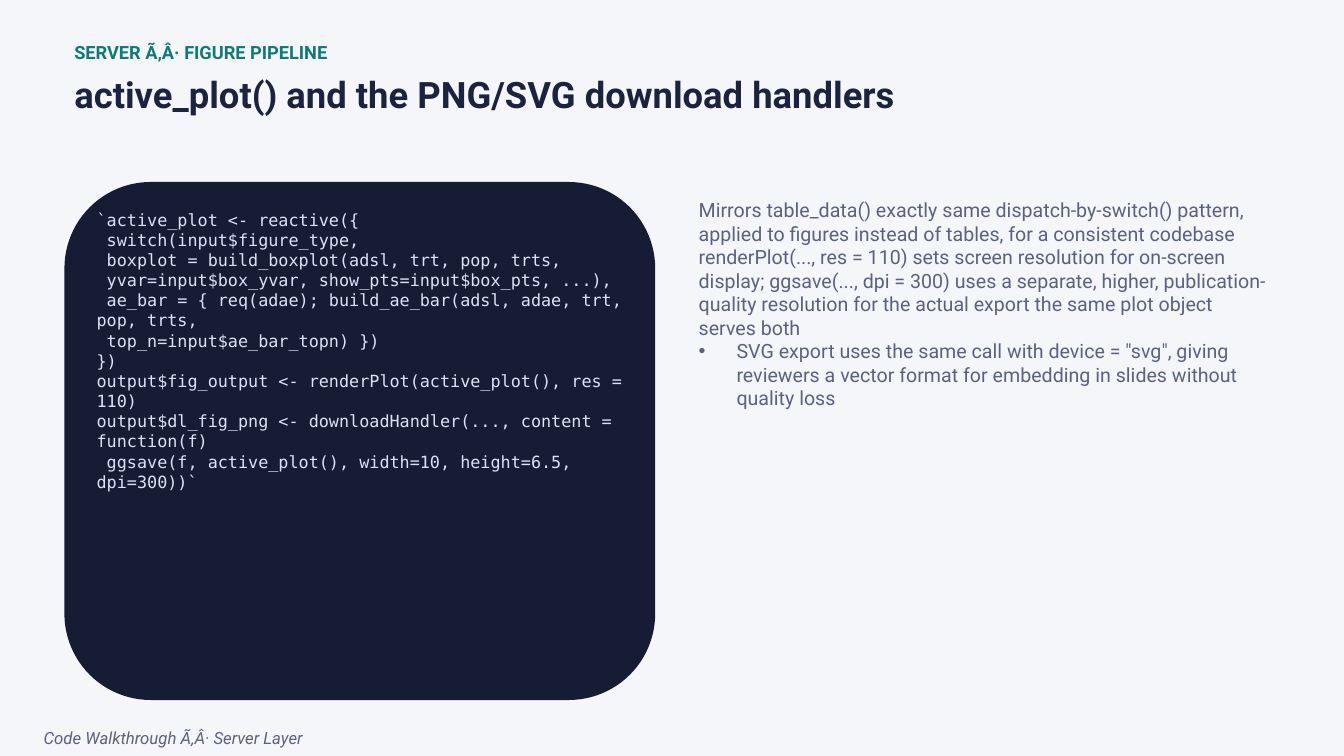
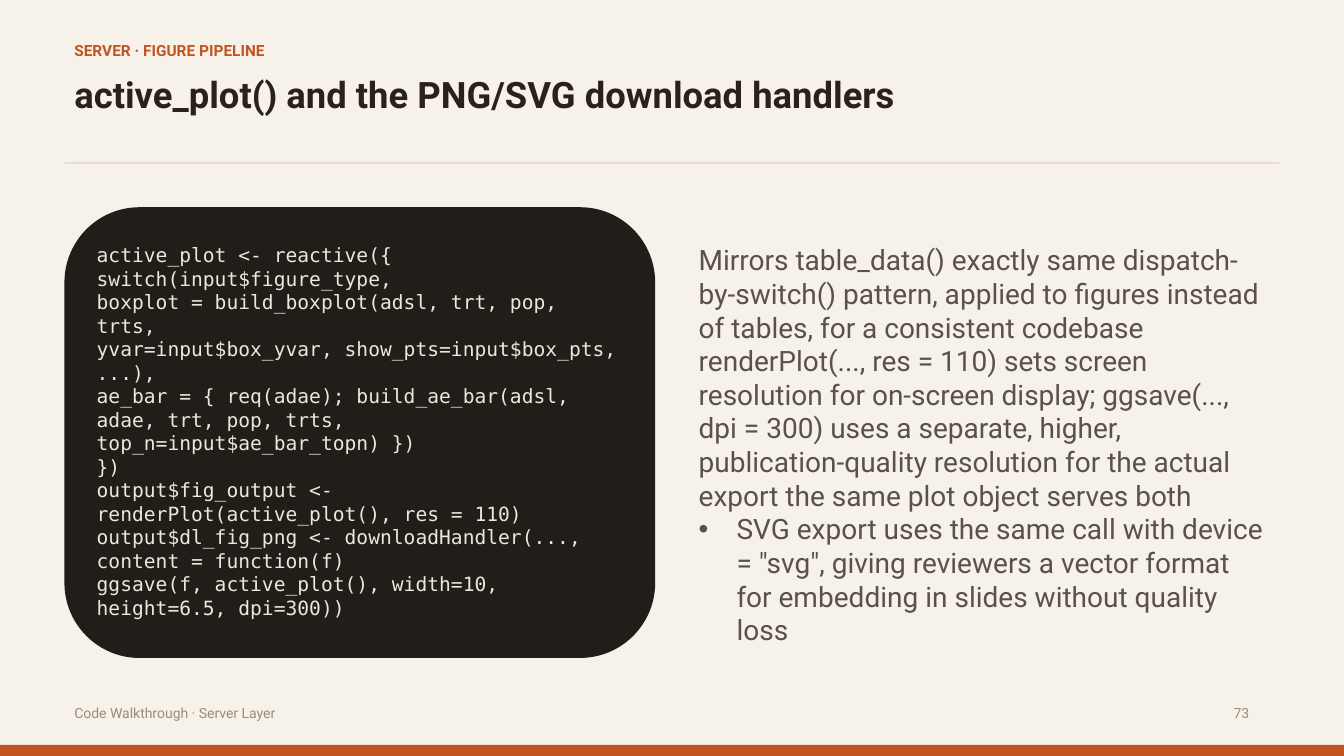
Before and after one commit to itsmdivakaran/IASCT-RShiny-Workshop, a slide deck: slide 72 of IASCT_Shiny_Workshop.pptx (slide 73 before the commit). Drawn at 1344x756 pixels with LibreOffice and Linux fonts; fonts in the diff are those of the drawing. Boxes give left, top, right and bottom in pixels: in the first picture for what was removed or moved away, otherwise in the second. Text is boxed around its words. In the diff, an @@ line names an element or a change of style, - is before the commit and + after.

```diff
--- a/IASCT_Shiny_Workshop.pptx
+++ b/IASCT_Shiny_Workshop.pptx
@@ background #F5F6FA to #F6F1E9 @@
@@ text at [74,45,264,56]: text changed; size 13 to 11 pt; text colour #0F7A7A to #C25422 @@
-SERVER Ã‚Â· FIGURE PIPELINE
+SERVER · FIGURE PIPELINE
@@ text "active_plot() and the PNG/SVG download ..." at [74,79,894,116]: text colour #1B2340 to #2A2118 @@
@@ rectangle added at [65,162,1280,163], fill #E0D5C3 @@
@@ rounded rectangle: place and size @@
-rounded rectangle at [65,182,655,701]
+rounded rectangle at [65,208,655,658]
@@ rounded rectangle at [65,208,655,658]: fill #161C33 to #211D18 @@
@@ text "Mirrors table_data() exactly same dispatch-by-switch() ...": place and size @@
-text "Mirrors table_data() exactly same dispatch-by-switch() ..." at [699,201,1266,409]
+text "Mirrors table_data() exactly same dispatch-by-switch() ..." at [699,248,1262,641]
@@ text "Mirrors table_data() exactly same dispatch-by-switch() ..." at [699,248,1262,641]: size 14 to 20 pt, text colour #5B6182 to #5A5248 @@
@@ text at [97,247,617,620]: text changed; size 12 to 14 pt; text colour #DCE1F5 to #EFE6D9 @@
-`active_plot <- reactive({
-switch(input$figure_type,
-boxplot = build_boxplot(adsl, trt, pop, trts,
-yvar=input$box_yvar, show_pts=input$box_pts, ...),
-ae_bar = { req(adae); build_ae_bar(adsl, adae, trt, pop, trts,
-top_n=input$ae_bar_topn) })
-})
-output$fig_output <- renderPlot(active_plot(), res = 110)
-output$dl_fig_png <- downloadHandler(..., content = function(f)
-ggsave(f, active_plot(), width=10, height=6.5, dpi=300))`
+active_plot <- reactive({
+switch(input$figure_type,
+boxplot = build_boxplot(adsl, trt, pop, trts,
+yvar=input$box_yvar, show_pts=input$box_pts, ...),
+ae_bar = { req(adae); build_ae_bar(adsl, adae, trt, pop, trts,
+top_n=input$ae_bar_topn) })
+})
+output$fig_output <- renderPlot(active_plot(), res = 110)
+output$dl_fig_png <- downloadHandler(..., content = function(f)
+ggsave(f, active_plot(), width=10, height=6.5, dpi=300))
@@ text at [74,707,276,721]: text changed; size 12 to 10 pt; text colour #5B6182 to #9B8C79; italic off @@
-Code Walkthrough Ã‚Â· Server Layer
+Code Walkthrough · Server Layer
@@ text added at [1234,708,1250,718], 10 pt, text #9B8C79 @@
+73
@@ rectangle added at [0,745,1344,756], fill #C25422 @@
```
Also in this commit, not shown: 105 other slides changed, 2 slides removed.
